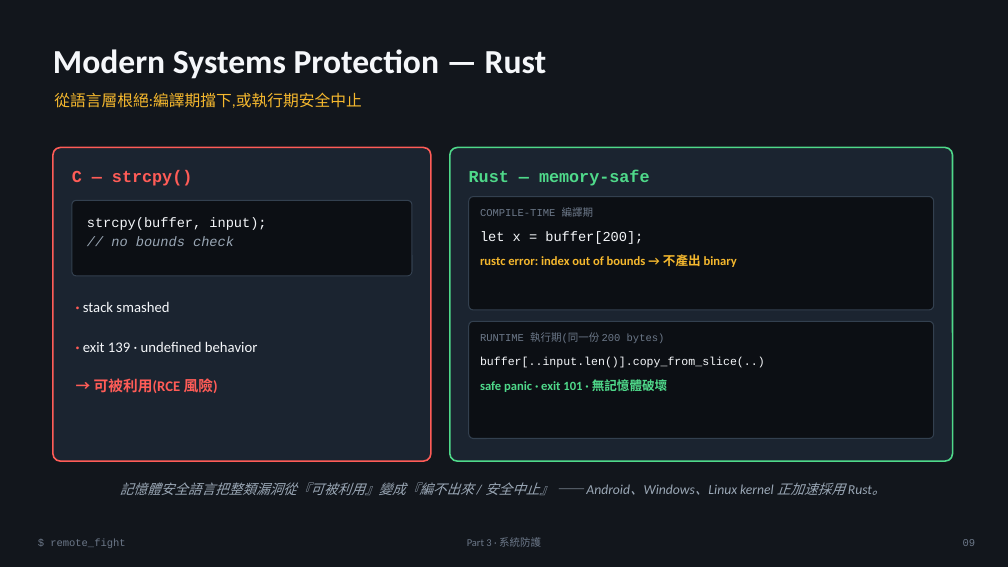
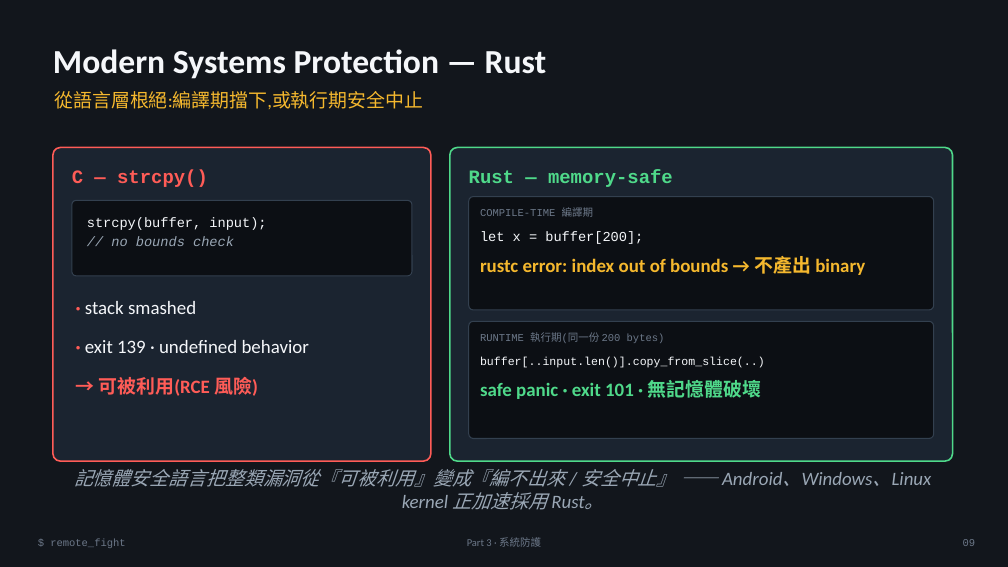
Before and after one commit to happyfishskin/remote_fight, a slide deck: slide 10 of report.pptx. Drawn at 1008x567 pixels with LibreOffice and Linux fonts; fonts in the diff are those of the drawing. Boxes give left, top, right and bottom in pixels: in the first picture for what was removed or moved away, otherwise in the second. Text is boxed around its words. In the diff, an @@ line names an element or a change of style, - is before the commit and + after.

```diff
--- a/report.pptx
+++ b/report.pptx
@@ text "從語言層根絕:編譯期擋下,或執行期安全中止" at [54, 91, 423, 109]: size 15 to 18 pt @@
@@ text "C — strcpy()" at [72, 170, 208, 187]: size 16 to 18 pt @@
@@ text "Rust — memory-safe" at [469, 170, 673, 187]: size 16 to 18 pt @@
@@ text "rustc error: index out of ..." at [480, 256, 865, 275]: size 12 to 18 pt @@
@@ size 14 to 18 pt in 3 elements at [85, 301, 196, 314], [85, 340, 309, 353], [99, 377, 258, 396] @@
@@ text "safe panic · exit 101 ..." at [480, 380, 761, 399]: size 12 to 18 pt @@
@@ text "記憶體安全語言把整類漏洞從『可被利用』變成『編不出來 / 安全中止』 —— Android、Windows、Linux ..." at [74, 469, 932, 510]: size 13 to 18 pt @@
```
Also in this commit, not shown: 13 other slides changed, 1 other file.
